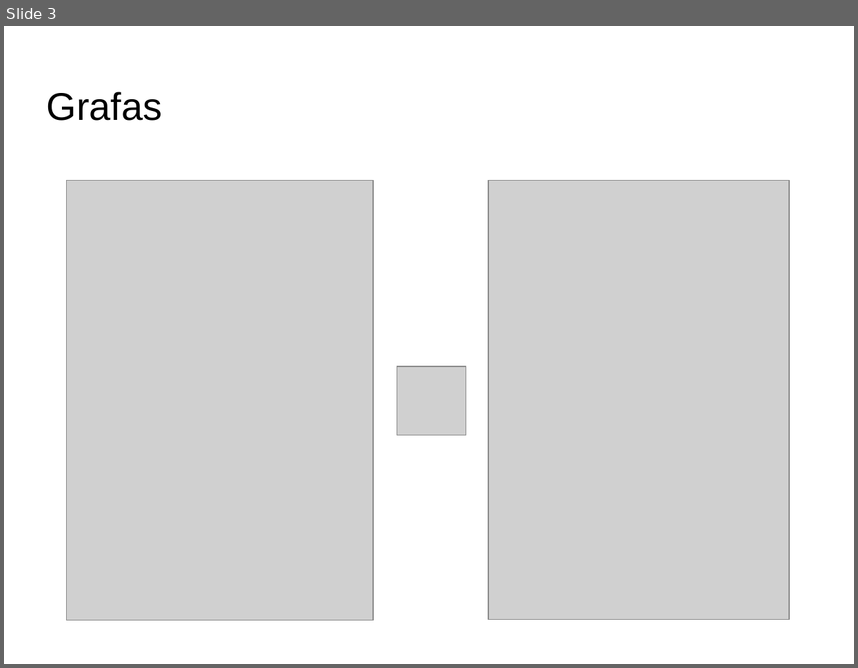
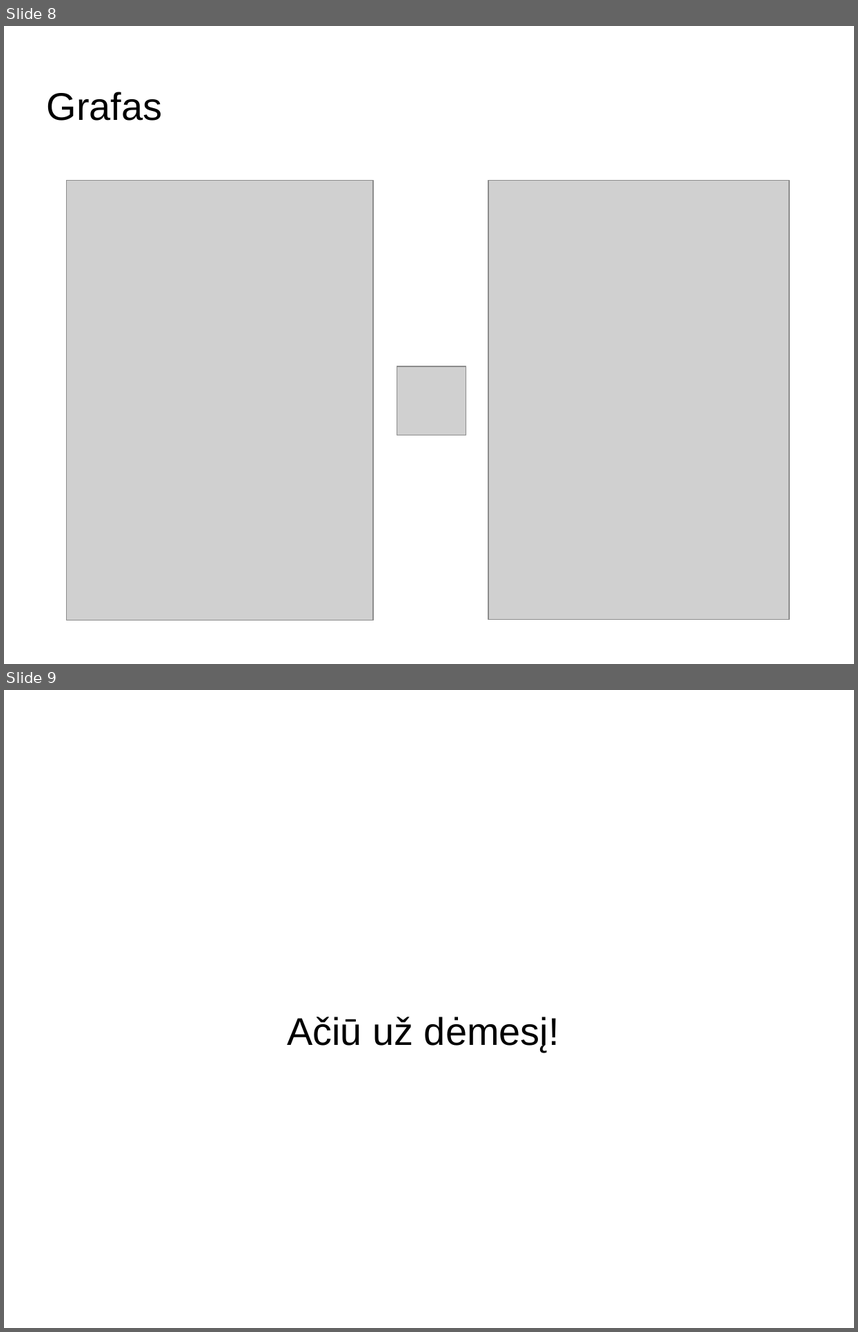
Before and after one commit to buz-zard/_archive, a slide deck: final-thesis/doc/presentation_[K.Š.].odp. Shown one above the other, each under a label of ours: slide 3 before the commit, slides 8 and 9 after it. The pictures are 858x668 and 858x1332 pixels, drawn with LibreOffice and Linux fonts; fonts in the diff are those of the drawing; grey boxes stand for pictures; background and template pictures are left out. Boxes give left, top, right and bottom in pixels: in the first picture for what was removed or moved away, otherwise in the second. Text is boxed around its words. In the diff, an @@ line names an element or a change of style, - is before the commit and + after.

```diff
--- a/final-thesis/doc/presentation_[K.Š.].odp
+++ b/final-thesis/doc/presentation_[K.Š.].odp
@@ slide 9 added at (4,690,854,1328), background picture (left out) @@
@@ title added at (287,1016,559,1052), 36 pt, text #000000 @@
+Ačiū už dėmesį!
@@ what was slide 3 is now slide 8 @@
```
Also in this commit, not shown: 1 slide changed, 5 other slides added, 1 slide removed, 38 other files.
